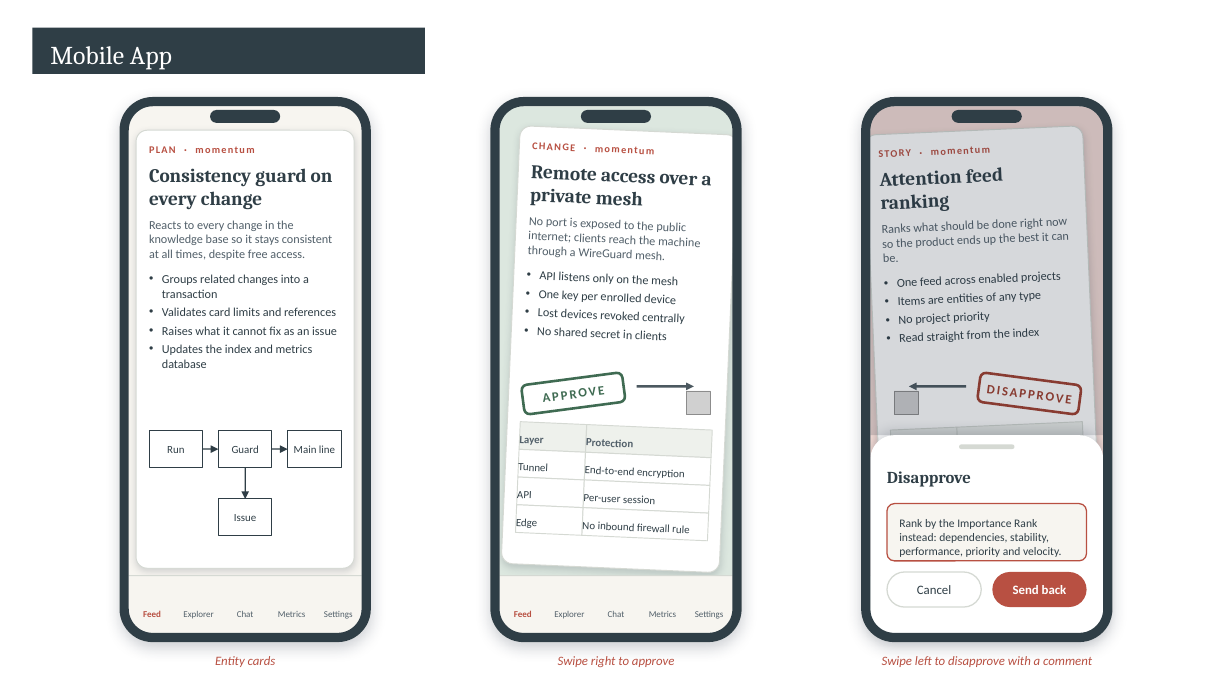
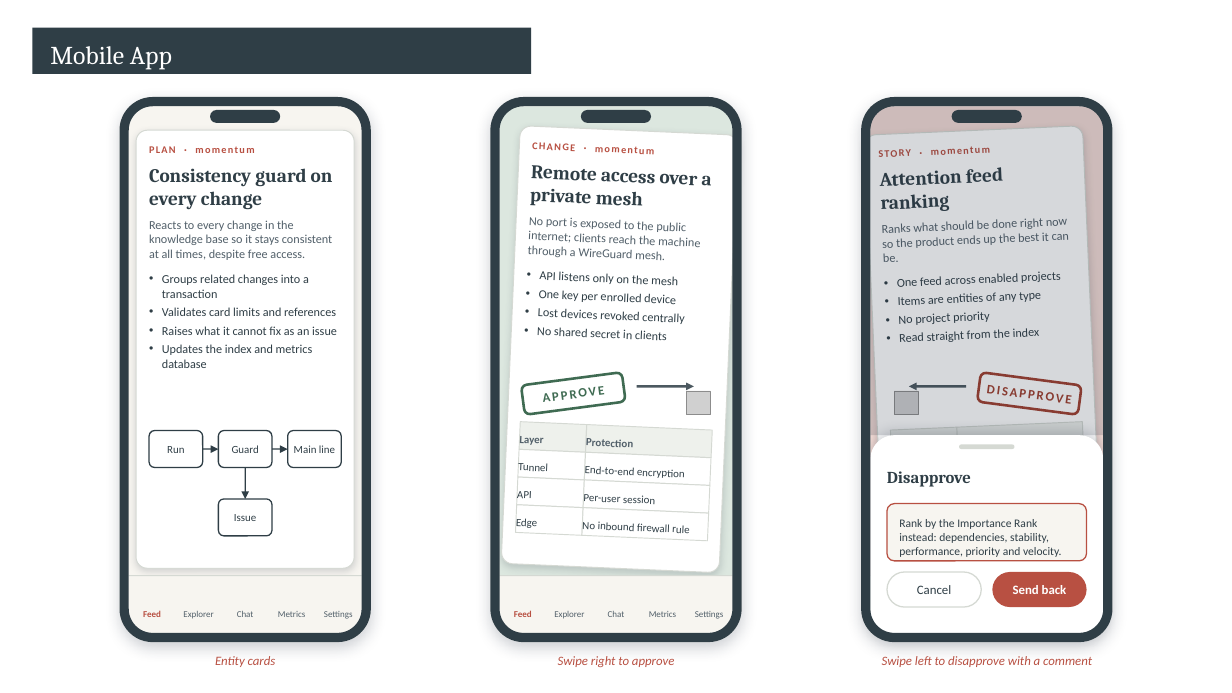
Before and after one commit to Aleksander1111/momentum, a slide deck: slide 2 of docs/harness-diagram.pptx. Drawn at 1232x693 pixels with LibreOffice and Linux fonts; fonts in the diff are those of the drawing; grey boxes stand for pictures; background and template pictures are left out. Boxes give left, top, right and bottom in pixels: in the first picture for what was removed or moved away, otherwise in the second. Text is boxed around its words. In the diff, an @@ line names an element or a change of style, - is before the commit and + after.

```diff
--- a/docs/harness-diagram.pptx
+++ b/docs/harness-diagram.pptx
@@ rectangle "Mobile App": place and size @@
-rectangle "Mobile App" at bbox=[32, 28, 425, 74]
+rectangle "Mobile App" at bbox=[32, 28, 531, 74]
@@ rectangle to rounded rectangle; outline #2F3E46 0.75 pt to #2F3E46 1 pt in 4 elements at bbox=[149, 431, 202, 468], bbox=[218, 431, 272, 468], bbox=[287, 431, 341, 468], bbox=[218, 499, 272, 536] @@
```
Also in this commit, not shown: 1 other slide changed, 10 other files.
